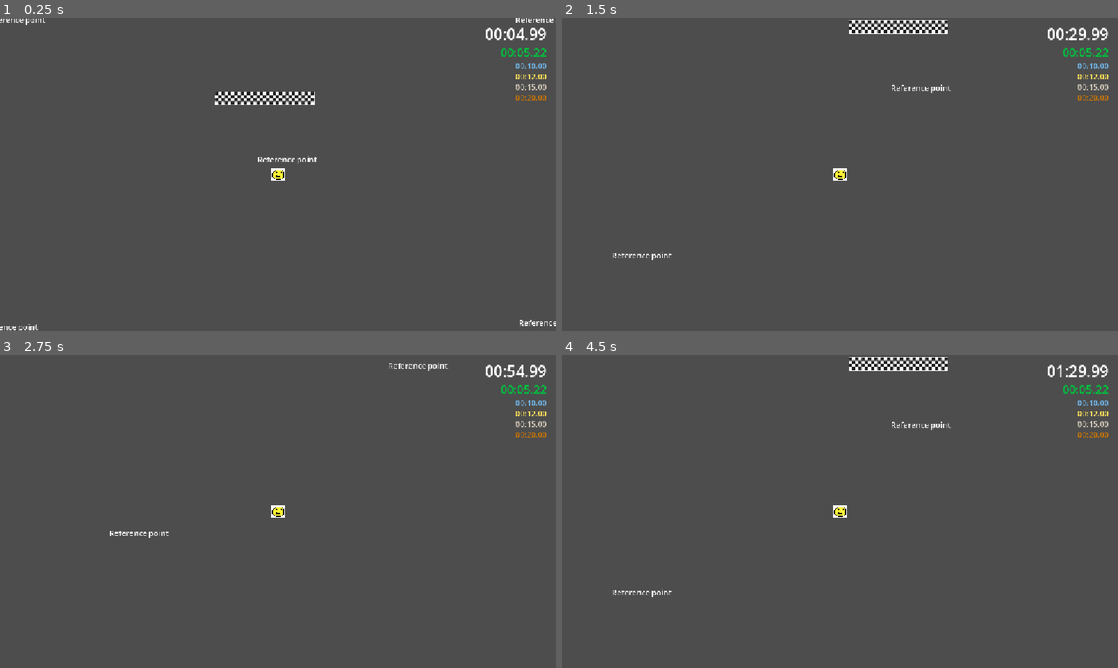
Above: before the commit, frames 1-4 (two rows, left to right).
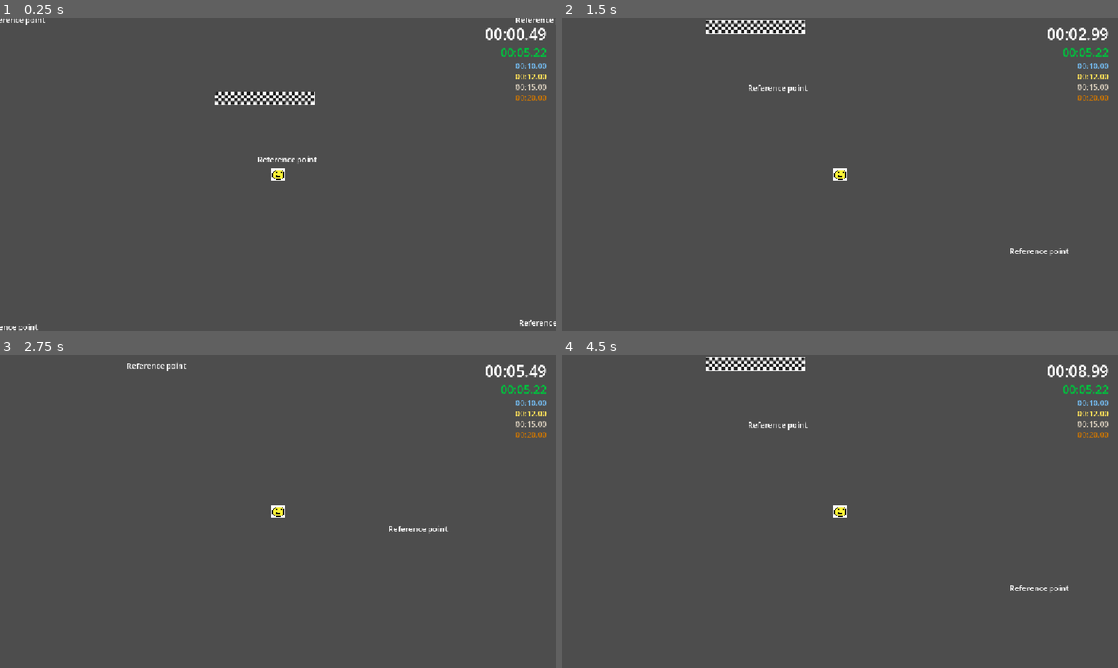
Above: after the commit, the same moments.

Repository: robplaysmusic-bit/dizzy-dash
Game: Godot game, scene res://levels/level-1.tscn
The game is run twice, just before and just after one commit, with the same random seed, the same clock (stepped at 60 frames per second) and the same inputs.
Inputs (mouse positions are in pixels of both pictures, inside the frame that each line leads up to):
- Up to frame 1 (0.25 s): no input
- Up to frame 2 (1.5 s): tap Enter at 0.5 s; move the mouse to (962, 158) at 0.52 s; hold D (right) 0.53-1.25 s; tap Backspace at 0.6 s; click (962, 158) at 0.67 s; drag from (728, 190) to (884, 36) at 1.27 s
- Up to frame 3 (2.75 s): tap Space at 2 s; move the mouse to (333, 442) at 2.02 s; hold D (right) from 2.03 s (still down); tap F at 2.1 s
- Up to frame 4 (4.5 s): release D (right) at 2.75 s; drag from (812, 574) to (673, 464) at 2.77 s; tap Enter at 3.5 s; move the mouse to (1006, 558) at 3.52 s; hold A (left) 3.53-4.25 s; tap Z at 3.6 s; drag from (673, 464) to (756, 433) at 4.27 s

The runs differ from the first frame. In frame 1, less than 0.1% of the frame differs, in the area x 92-97%, y 3-8%; in frame 2, 1.8%; in frame 3, 0.5%; in frame 4, 1.9%, in the area x 9-95%, y 0-78%.

Commit message:
Timer for minigame

Diff:
--- a/autoloads/dizzy_manager.gd
+++ b/autoloads/dizzy_manager.gd
@@ -50,7 +50,7 @@
 @onready var rotation_change_timer: Timer = $RotationChangeTimer
 
 # Dizziness should be set before loading the next level
-func set_dizziness(value : float):
+func set_dizziness(value : int):
 	_dizziness = value
 
 func get_dizziness() -> float:
--- a/levels/spin-minigame.tscn
+++ b/levels/spin-minigame.tscn
@@ -4,6 +4,35 @@
 
 [node name="SpinMinigame" type="Node2D" unique_id=1488981358]
 script = ExtResource("1_mcqe1")
+mini_game_time = 10.0
+warning_time = 5.0
 
 [node name="Line2D" type="Line2D" parent="." unique_id=1061008089]
 points = PackedVector2Array(0, 0, 200, 0)
+
+[node name="SpinTime" type="Timer" parent="." unique_id=1852956072]
+wait_time = 10.0
+one_shot = true
+autostart = true
+
+[node name="CanvasLayer" type="CanvasLayer" parent="." unique_id=1944394932]
+
+[node name="MarginContainer" type="MarginContainer" parent="CanvasLayer" unique_id=1597537354]
+anchors_preset = 5
+anchor_left = 0.5
+anchor_right = 0.5
+offset_left = -21.0
+offset_right = 21.0
+offset_bottom = 40.0
+grow_horizontal = 2
+
+[node name="TimeRemaining" type="Label" parent="CanvasLayer/MarginContainer" unique_id=892165893]
+layout_mode = 2
+theme_override_font_sizes/font_size = 64
+text = "10.00"
+
+[node name="WarningTimer" type="Timer" parent="." unique_id=360836240]
+one_shot = true
+
+[connection signal="timeout" from="SpinTime" to="." method="_on_spin_time_timeout"]
+[connection signal="timeout" from="WarningTimer" to="." method="_on_warning_timer_timeout"]
--- a/levels/spin_minigame.gd
+++ b/levels/spin_minigame.gd
@@ -7,9 +7,15 @@
 const FUDGE: float = 0.01
 
 @onready var line: Line2D = $Line2D
+@onready var time_remaining: Label = $CanvasLayer/MarginContainer/TimeRemaining
+@onready var spin_time: Timer = $SpinTime
+@onready var warning_timer: Timer = $WarningTimer
 
 ## how long you can wait without losing your current spin, a lower value means you have to spin faster for it to register
 @export var pause_time_msec: int
+# time, in seconds, that the player has to spin their spins
+@export var mini_game_time : float
+@export var warning_time : float
 
 # number of completed spins (negative if spinning counter clockwise)
 var spins: int = 0
@@ -23,8 +29,20 @@
 var start_direction: float = 10
 # time in msec that you last progressed your spin
 var last_progress_msec: int = 0
+# set when the game is over - tells us to stop counting spins
+var disabled : bool = false
+
+func _ready() -> void:
+	_update_timer_label()
+	spin_time.start(mini_game_time)
+	warning_timer.start(warning_time)
 
 func _process(_delta: float) -> void:
+	if disabled : return
+
+	mini_game_time -= _delta
+	_update_timer_label()
+
 	var input := Input.get_vector("left", "right", "up", "down")
 	if input == Vector2.ZERO:
 		return
@@ -76,3 +94,25 @@
 		while angle > start:
 			angle -= PI_2
 		return angle < start && angle >= end - FUDGE
+
+func _update_timer_label() -> void:
+	var seconds_remaining = int(mini_game_time)
+	var ms_remaining = (mini_game_time - seconds_remaining) * 100
+	print("sec: ", str(seconds_remaining), " ms: ", str(ms_remaining))
+	time_remaining.text = "%02d.%02d" % [seconds_remaining, ms_remaining]
+
+func _on_spin_time_timeout() -> void:
+	disabled = true
+	# account for timing variation
+	time_remaining.text = "00.00"
+	DizzyManager.set_dizziness(abs(spins))
+
+
+func _on_warning_timer_timeout() -> void:
+	var tween_color : Tween = get_tree().create_tween()
+	tween_color.tween_method(
+		func(color:Color) -> void:
+			time_remaining.add_theme_color_override("font_color", color),
+			Color.WHITE, Color.RED,
+			mini_game_time
+	)
--- a/player/player.gd
+++ b/player/player.gd
@@ -10,7 +10,7 @@
 
 func _ready() -> void:
 	# placeholder until we link spin game with levels
-	DizzyManager.set_dizziness(10)
+	DizzyManager.set_dizziness(100)
 
 func _integrate_forces(state: PhysicsDirectBodyState2D) -> void:
 	var velocity := state.get_linear_velocity()
